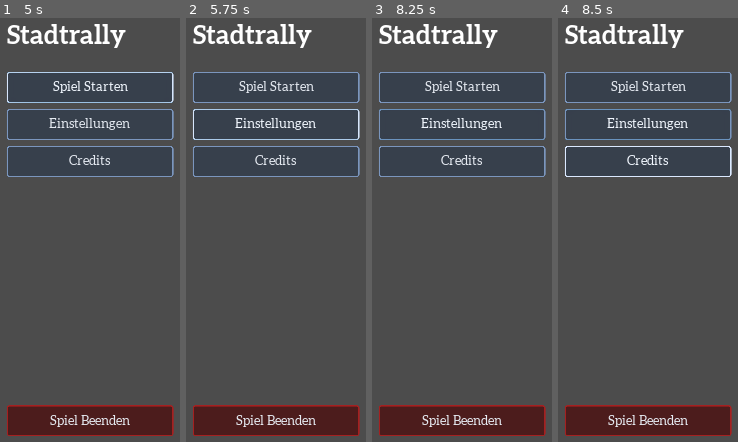
Above: before the commit, frames 1-4 (left to right).
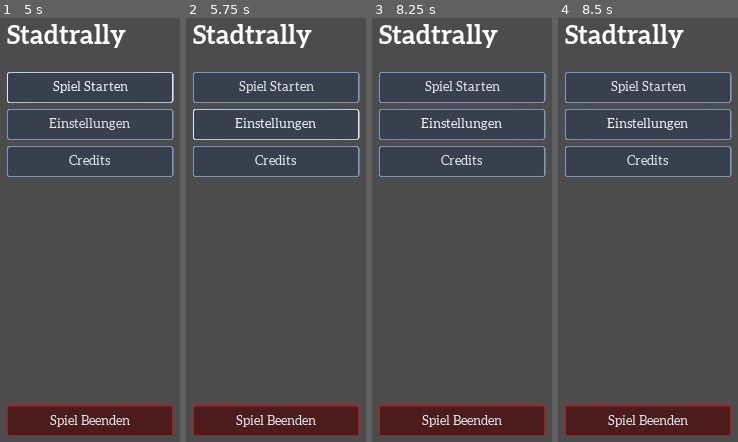
Above: after the commit, the same moments.

Repository: CodedOre/Stadtrally
Game: Godot game, scene res://scenes/interface/MainMenu.tscn
Same seed, same stepped clock (60 frames per second), same inputs: the game is played once before the commit and once after it. This scene is started directly instead of the project's main scene.
Inputs (mouse positions are in pixels of both pictures, inside the frame that each line leads up to):
- Up to frame 1 (5 s): click "Einstellungen" at 0.5 s; click "Credits" at 1.25 s; click "Spiel Starten" at 2 s; click "Spiel Starten" at 2.75 s; click "Einstellungen" at 3.5 s; click "Spiel Starten" at 4.25 s
- Up to frame 2 (5.75 s): click "Einstellungen" at 5 s
- Up to frame 3 (8.25 s): tap Enter at 5.75, 7.25 s; move the mouse to (outside the picture) at 5.77 s; click (outside the picture) at 5.92 s; tap Space at 6.5, 8 s; drag from (outside the picture) to (outside the picture) at 6.52 s; move the mouse to (outside the picture) at 7.27 s; click (outside the picture) at 7.42 s; drag from (outside the picture) to (519, 162) at 8.02 s
- Up to frame 4 (8.5 s): no input

Frames 1-3 are identical in both runs. In frame 4, 0.5% of the frame differs, in the area x 3-97%, y 30-38%.

Commit message:
Add a close game dialog

Diff:
--- /dev/null
+++ b/resources/interface/styles/Base/PopupStyle.tres
@@ -0,0 +1,18 @@
+[gd_resource type="StyleBoxFlat" format=2]
+
+[resource]
+resource_name = "PanelStyle"
+content_margin_left = 45.0
+content_margin_right = 45.0
+content_margin_top = 45.0
+content_margin_bottom = 45.0
+bg_color = Color( 0.1625, 0.196042, 0.25, 0.784314 )
+border_width_left = 3
+border_width_top = 3
+border_width_right = 3
+border_width_bottom = 3
+border_color = Color( 0.129412, 0.156863, 0.2, 1 )
+corner_radius_top_left = 6
+corner_radius_top_right = 6
+corner_radius_bottom_right = 6
+corner_radius_bottom_left = 6
--- a/resources/interface/themes/BaseTheme.tres
+++ b/resources/interface/themes/BaseTheme.tres
@@ -1,16 +1,11 @@
-[gd_resource type="Theme" load_steps=9 format=2]
+[gd_resource type="Theme" load_steps=8 format=2]
 
 [ext_resource path="res://resources/interface/fonts/Aleo regular.ttf" type="DynamicFontData" id=1]
-[ext_resource path="res://resources/interface/fonts/Aleo 700.ttf" type="DynamicFontData" id=2]
-[ext_resource path="res://resources/interface/styles/Base/ButtonHoverStyle.tres" type="StyleBox" id=3]
-[ext_resource path="res://resources/interface/styles/Base/ButtonDisabledStyle.tres" type="StyleBox" id=4]
-[ext_resource path="res://resources/interface/styles/Base/ButtonNormalStyle.tres" type="StyleBox" id=5]
-[ext_resource path="res://resources/interface/styles/Base/ButtonPressedStyle.tres" type="StyleBox" id=6]
-
-[sub_resource type="DynamicFont" id=7]
-resource_name = "Aleo Bold 45"
-size = 45
-font_data = ExtResource( 2 )
+[ext_resource path="res://resources/interface/styles/Base/PopupStyle.tres" type="StyleBox" id=3]
+[ext_resource path="res://resources/interface/styles/Base/ButtonHoverStyle.tres" type="StyleBox" id=4]
+[ext_resource path="res://resources/interface/styles/Base/ButtonDisabledStyle.tres" type="StyleBox" id=5]
+[ext_resource path="res://resources/interface/styles/Base/ButtonNormalStyle.tres" type="StyleBox" id=6]
+[ext_resource path="res://resources/interface/styles/Base/ButtonPressedStyle.tres" type="StyleBox" id=7]
 
 [sub_resource type="DynamicFont" id=3]
 resource_name = "Aleo Regular 32"
@@ -24,9 +19,10 @@
 Button/colors/font_color_focus = Color( 0.94902, 0.972549, 1, 1 )
 Button/colors/font_color_hover = Color( 0.94902, 0.972549, 1, 1 )
 Button/colors/font_color_pressed = Color( 0.94902, 0.972549, 1, 1 )
-Button/styles/disabled = ExtResource( 4 )
-Button/styles/hover = ExtResource( 3 )
-Button/styles/normal = ExtResource( 5 )
-Button/styles/pressed = ExtResource( 6 )
-Label/fonts/font = SubResource( 7 )
+Button/styles/disabled = ExtResource( 5 )
+Button/styles/hover = ExtResource( 4 )
+Button/styles/normal = ExtResource( 6 )
+Button/styles/pressed = ExtResource( 7 )
+HBoxContainer/constants/separation = 20
+PopupDialog/styles/panel = ExtResource( 3 )
 VBoxContainer/constants/separation = 16
--- a/scenes/interface/MainMenu.tscn
+++ b/scenes/interface/MainMenu.tscn
@@ -12,49 +12,112 @@
 [sub_resource type="StyleBoxEmpty" id=2]
 resource_name = "SpacingSeparator"
 
-[node name="MainMenu" type="VBoxContainer"]
+[sub_resource type="DynamicFont" id=3]
+resource_name = "Aleo Bold 48"
+size = 48
+font_data = ExtResource( 2 )
+
+[node name="MainMenu" type="Control"]
+anchor_right = 1.0
+anchor_bottom = 1.0
+theme = ExtResource( 1 )
+
+[node name="MenuContainer" type="VBoxContainer" parent="."]
 anchor_bottom = 1.0
 margin_left = 45.0
 margin_top = 45.0
 margin_right = 445.0
 margin_bottom = -45.0
-theme = ExtResource( 1 )
 
-[node name="Titel" type="Label" parent="."]
+[node name="Titel" type="Label" parent="MenuContainer"]
 margin_right = 400.0
 margin_bottom = 65.0
 custom_fonts/font = SubResource( 1 )
 text = "Stadtrally"
 
-[node name="TitleButtonSeparator" type="HSeparator" parent="."]
+[node name="TitleButtonSeparator" type="HSeparator" parent="MenuContainer"]
 margin_top = 81.0
 margin_right = 400.0
 margin_bottom = 101.0
 custom_constants/separation = 20
 custom_styles/separator = SubResource( 2 )
 
-[node name="StartButton" type="Button" parent="."]
+[node name="StartButton" type="Button" parent="MenuContainer"]
 margin_top = 117.0
 margin_right = 400.0
 margin_bottom = 190.0
 text = "Spiel Starten"
 
-[node name="SettingsButton" type="Button" parent="."]
+[node name="SettingsButton" type="Button" parent="MenuContainer"]
 margin_top = 206.0
 margin_right = 400.0
 margin_bottom = 279.0
 text = "Einstellungen"
 
-[node name="CreditsButton" type="Button" parent="."]
+[node name="CreditsButton" type="Button" parent="MenuContainer"]
 margin_top = 295.0
 margin_right = 400.0
 margin_bottom = 368.0
 text = "Credits"
 
-[node name="QuitButton" type="Button" parent="."]
+[node name="QuitButton" type="Button" parent="MenuContainer"]
 margin_top = 917.0
 margin_right = 400.0
 margin_bottom = 990.0
 size_flags_vertical = 10
 theme = ExtResource( 3 )
 text = "Spiel Beenden"
+
+[node name="ClosePopup" type="PopupDialog" parent="."]
+visible = true
+anchor_left = 0.5
+anchor_top = 0.5
+anchor_right = 0.5
+anchor_bottom = 0.5
+margin_left = -360.0
+margin_top = -160.0
+margin_right = 360.0
+margin_bottom = 160.0
+
+[node name="PopupContainer" type="VBoxContainer" parent="ClosePopup"]
+anchor_right = 1.0
+anchor_bottom = 1.0
+margin_left = 45.0
+margin_top = 45.0
+margin_right = -45.0
+margin_bottom = -45.0
+
+[node name="TitleLabel" type="Label" parent="ClosePopup/PopupContainer"]
+margin_right = 630.0
+margin_bottom = 49.0
+custom_fonts/font = SubResource( 3 )
+text = "Spiel beenden"
+align = 1
+
+[node name="DescLabel" type="Label" parent="ClosePopup/PopupContainer"]
+margin_top = 65.0
+margin_right = 630.0
+margin_bottom = 98.0
+size_flags_vertical = 2
+text = "Möchtest du das Spiel wirklich beenden?"
+align = 1
+autowrap = true
+
+[node name="ActionContainer" type="HBoxContainer" parent="ClosePopup/PopupContainer"]
+margin_top = 157.0
+margin_right = 630.0
+margin_bottom = 230.0
+
+[node name="Button" type="Button" parent="ClosePopup/PopupContainer/ActionContainer"]
+margin_right = 305.0
+margin_bottom = 73.0
+size_flags_horizontal = 3
+text = "Abbrechen"
+
+[node name="Button2" type="Button" parent="ClosePopup/PopupContainer/ActionContainer"]
+margin_left = 325.0
+margin_right = 630.0
+margin_bottom = 73.0
+size_flags_horizontal = 3
+theme = ExtResource( 3 )
+text = "Beenden"
Not shown: 1 places in scenes/interface/MainMenu.tscn that only renumber resources
